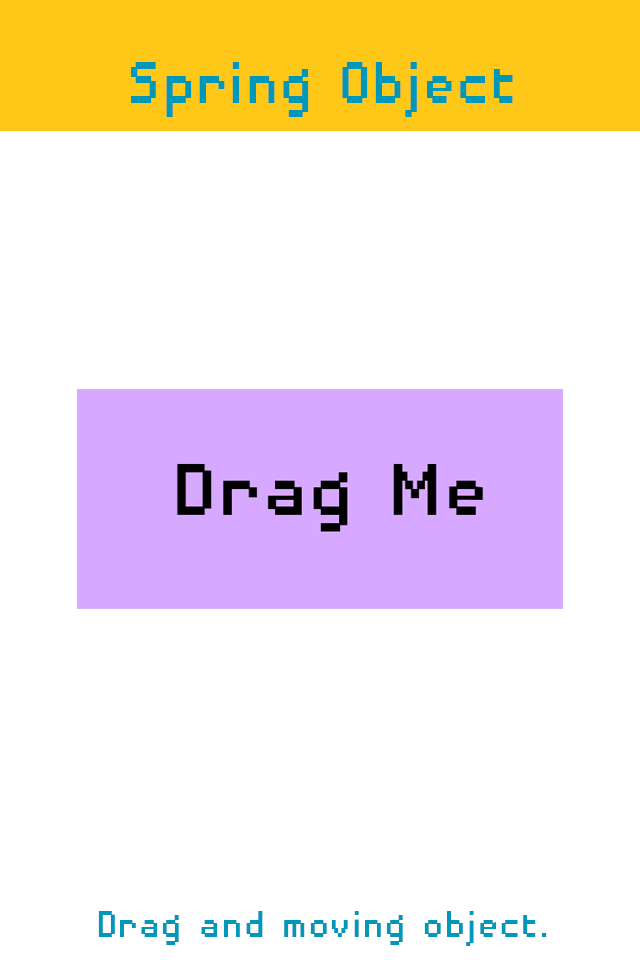
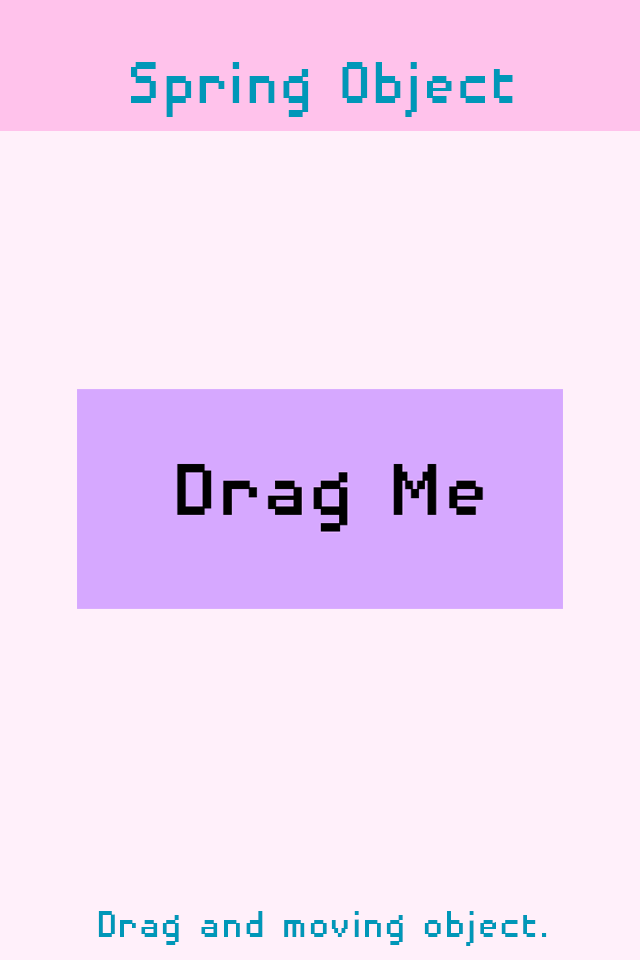
Revision of a layered 640×960 image; what changed, layer by layer:
painted on "Layer 2" over box(0, 0, 640, 131)
painted on "Layer 1" over box(0, 0, 640, 960)
